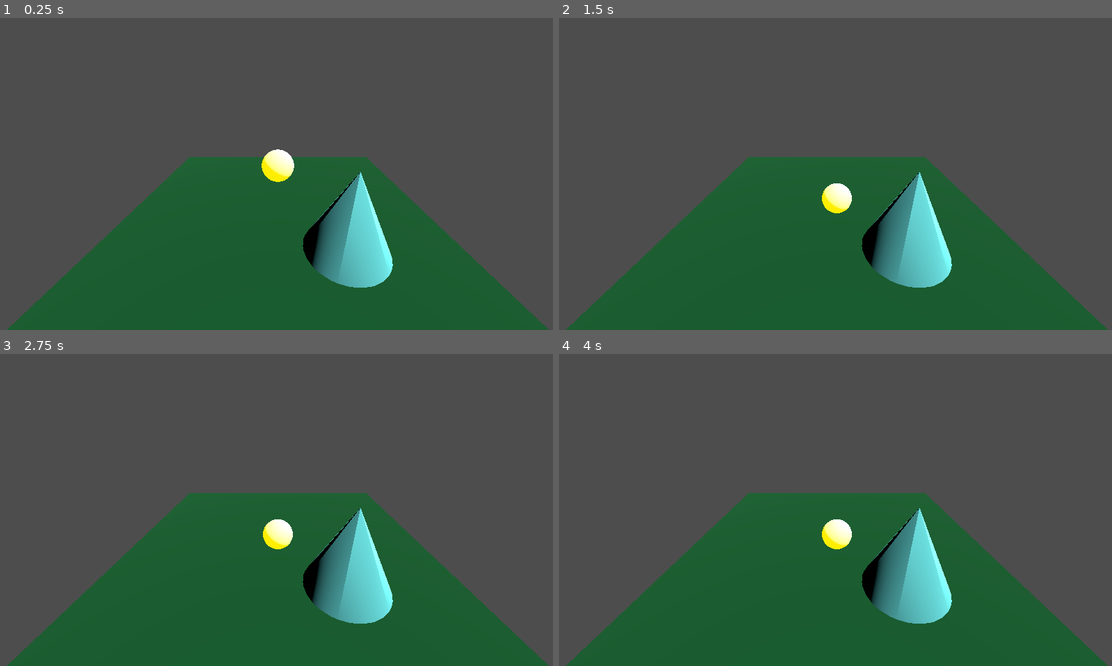
Above: before the commit, frames 1-4 (two rows, left to right).
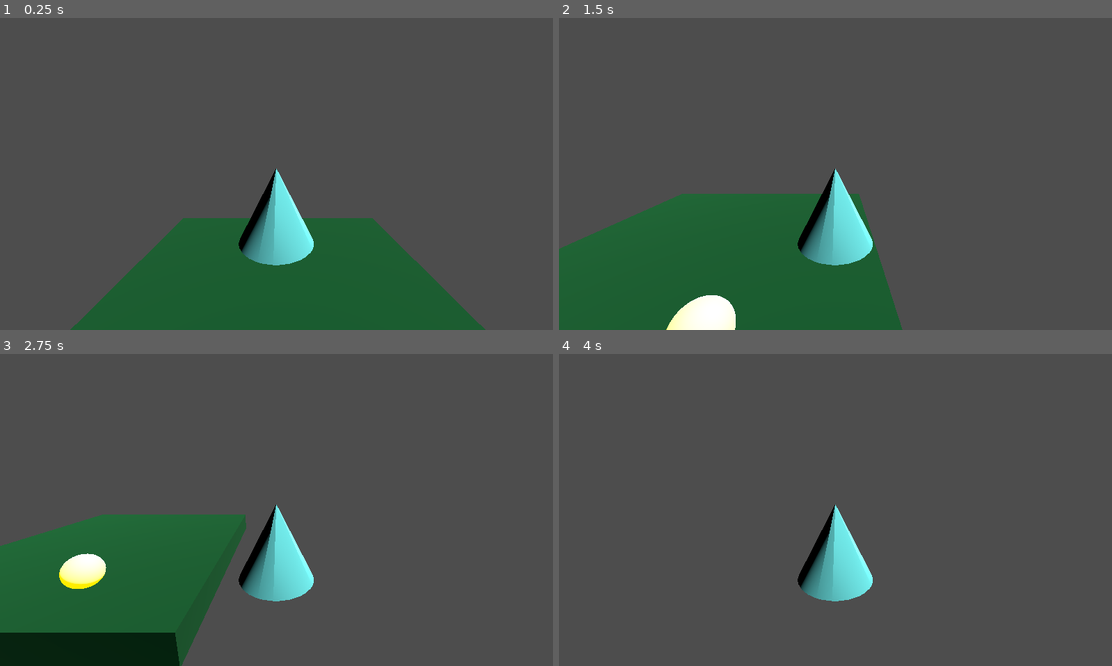
Above: after the commit, the same moments.

Repository: lucassutherland/GodotJam2
Game: Godot game, scene res://scenes/main.tscn
The game is run twice, just before and just after one commit, with the same random seed, the same clock (stepped at 60 frames per second) and the same inputs.
Inputs:
- Up to frame 1 (0.25 s): no input
- Up to frame 2 (1.5 s): tap Enter (ui_accept) at 0.5, 0.6, 0.77, 1.07, 1.35 s; hold Right (ui_right) 0.53-1.28 s; hold Down (ui_down) from 1.28 s (still down)
- Up to frame 3 (2.75 s): tap Enter (ui_accept) at 1.52, 1.82, 2.1 s; release Down (ui_down) at 2.03 s; hold Right (ui_right) from 2.03 s (still down)
- Up to frame 4 (4 s): release Right (ui_right) at 2.78 s; hold Up (ui_up) 2.78-3.53 s; tap Enter (ui_accept) at 2.85, 3.02, 3.32, 3.6, 3.77 s; hold Left (ui_left) from 3.53 s (still down)

The runs differ from the first frame. In frame 1, 21% of the frame differs, in the area x 1-100%, y 42-100%; in frame 2, 25%; in frame 3, 34%; in frame 4, 36%, in the area x 1-100%, y 44-100%.

Commit message:
lil dude work

Diff:
--- a/scenes/node_3d.tscn
+++ b/scenes/lil_dude.tscn
@@ -60,8 +60,17 @@
 blend_shape_mode = 0
 shadow_mesh = SubResource("ArrayMesh_hhvjy")
 
-[node name="Node3D" type="Node3D"]
+[sub_resource type="CapsuleShape3D" id="CapsuleShape3D_bidax"]
+radius = 1.0
+height = 2.5
+
+[node name="CharacterBody3D" type="CharacterBody3D"]
 
 [node name="LilDude" type="MeshInstance3D" parent="."]
-transform = Transform3D(1, 0, 0, 0, 1, 0, 0, 0, 1, -0.0400625, 0.545464, 0.0187683)
+transform = Transform3D(-4.37114e-08, 0, 1, 0, 1, 0, -1, 0, -4.37114e-08, -0.0400625, 0.545464, 0.0187683)
 mesh = SubResource("ArrayMesh_r3fl7")
+skeleton = NodePath("")
+
+[node name="CollisionShape3D" type="CollisionShape3D" parent="."]
+transform = Transform3D(1, 0, 0, 0, 1, 0, 0, 0, 1, 0, 1.26123, 0)
+shape = SubResource("CapsuleShape3D_bidax")
--- a/scenes/main.tscn
+++ b/scenes/main.tscn
@@ -1,6 +1,7 @@
-[gd_scene load_steps=8 format=3 uid="uid://du6pb57ikouci"]
+[gd_scene load_steps=9 format=3 uid="uid://du6pb57ikouci"]
 
-[ext_resource type="PackedScene" uid="uid://d3c1vc6fbyqnx" path="res://scenes/node_3d.tscn" id="1_o5qli"]
+[ext_resource type="PackedScene" uid="uid://d3c1vc6fbyqnx" path="res://scenes/lil_dude.tscn" id="1_o5qli"]
+[ext_resource type="Script" uid="uid://ddogrcbvlygvk" path="res://scripts/lil_dude.gd" id="2_0wfyh"]
 
 [sub_resource type="BoxShape3D" id="BoxShape3D_sgp6g"]
 size = Vector3(10, 1, 10)
@@ -31,20 +32,22 @@
 surface_material_override/0 = SubResource("StandardMaterial3D_0wfyh")
 
 [node name="Ball thingy" type="RigidBody3D" parent="."]
-transform = Transform3D(1, 0, 0, 0, 1, 0, 0, 0, 1, 0, 2.46297, 0)
+transform = Transform3D(1, 0, 0, 0, 1, 0, 0, 0, 1, -1.90859, 2.46297, 0)
 
 [node name="CollisionShape3D" type="CollisionShape3D" parent="Ball thingy"]
 shape = SubResource("SphereShape3D_sugp2")
 
 [node name="MeshInstance3D" type="MeshInstance3D" parent="Ball thingy"]
+transform = Transform3D(1, 0, 0, 0, 1, 0, 0, 0, 1, 3.42892, 0, 3.27708)
 mesh = SubResource("SphereMesh_jyhfs")
 surface_material_override/0 = SubResource("StandardMaterial3D_sgp6g")
-
-[node name="Camera3D" type="Camera3D" parent="."]
-transform = Transform3D(1, 0, 0, 0, 0.89705, 0.441929, 0, -0.441929, 0.89705, 0, 4.74026, 5.77651)
 
 [node name="DirectionalLight3D" type="DirectionalLight3D" parent="."]
 transform = Transform3D(0.846686, 0.0320571, 0.531127, -0.532093, 0.0510104, 0.845148, 0, -0.998183, 0.0602471, 6.6362, 5.6973, 0)
 
-[node name="Node3D" parent="." instance=ExtResource("1_o5qli")]
-transform = Transform3D(1, 0, 0, 0, 1, 0, 0, 0, 1, 1.63418, 0.5, 2.21792)
+[node name="Lil Dude" parent="." instance=ExtResource("1_o5qli")]
+transform = Transform3D(1, 0, 0, 0, 1, 0, 0, 0, 1, 0, 2.00474, 0)
+script = ExtResource("2_0wfyh")
+
+[node name="Camera3D" type="Camera3D" parent="Lil Dude"]
+transform = Transform3D(1, 0, 0, 0, 0.971879, 0.235481, 0, -0.235481, 0.971879, 0, 3.58853, 4.94553)
--- /dev/null
+++ b/scripts/lil_dude.gd
@@ -0,0 +1,28 @@
+extends CharacterBody3D
+
+
+const SPEED = 5.0
+const JUMP_VELOCITY = 4.5
+
+
+func _physics_process(delta):
+	# Add the gravity.
+	if not is_on_floor():
+		velocity += get_gravity() * delta
+
+	# Handle jump.
+	if Input.is_action_just_pressed("ui_accept") and is_on_floor():
+		velocity.y = JUMP_VELOCITY
+
+	# Get the input direction and handle the movement/deceleration.
+	# As good practice, you should replace UI actions with custom gameplay actions.
+	var input_dir = Input.get_vector("ui_left", "ui_right", "ui_up", "ui_down")
+	var direction = (transform.basis * Vector3(input_dir.x, 0, input_dir.y)).normalized()
+	if direction:
+		velocity.x = direction.x * SPEED
+		velocity.z = direction.z * SPEED
+	else:
+		velocity.x = move_toward(velocity.x, 0, SPEED)
+		velocity.z = move_toward(velocity.z, 0, SPEED)
+
+	move_and_slide()
Not shown: 1 places in scenes/lil_dude.tscn that only renumber resources
Not shown, added: scripts/lil_dude.gd.uid
